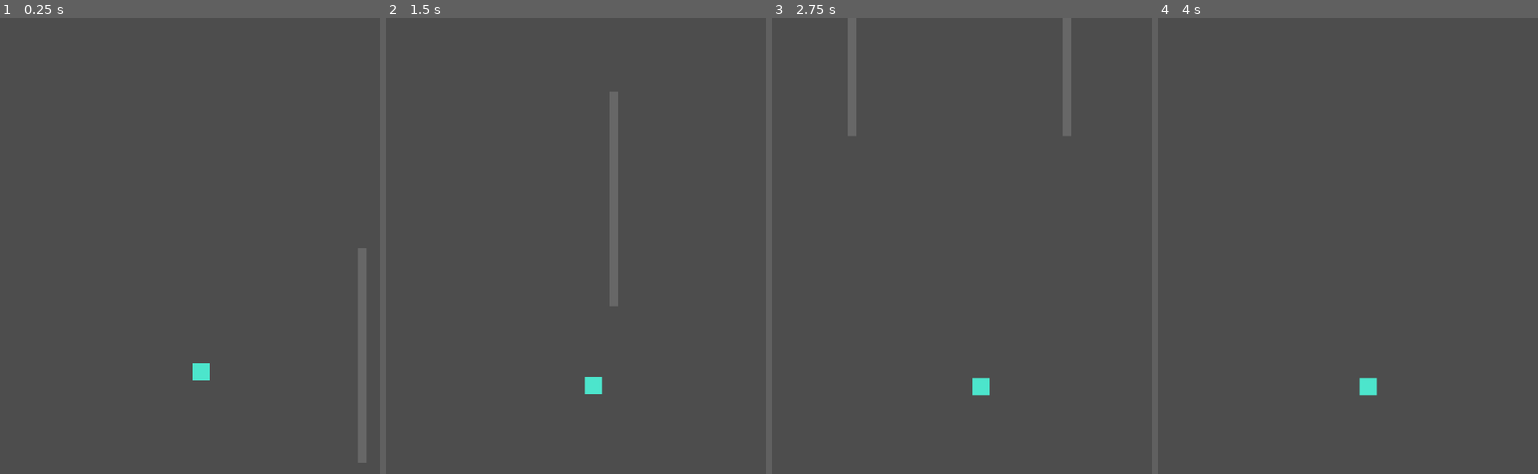
Above: before the commit, frames 1-4 (left to right).
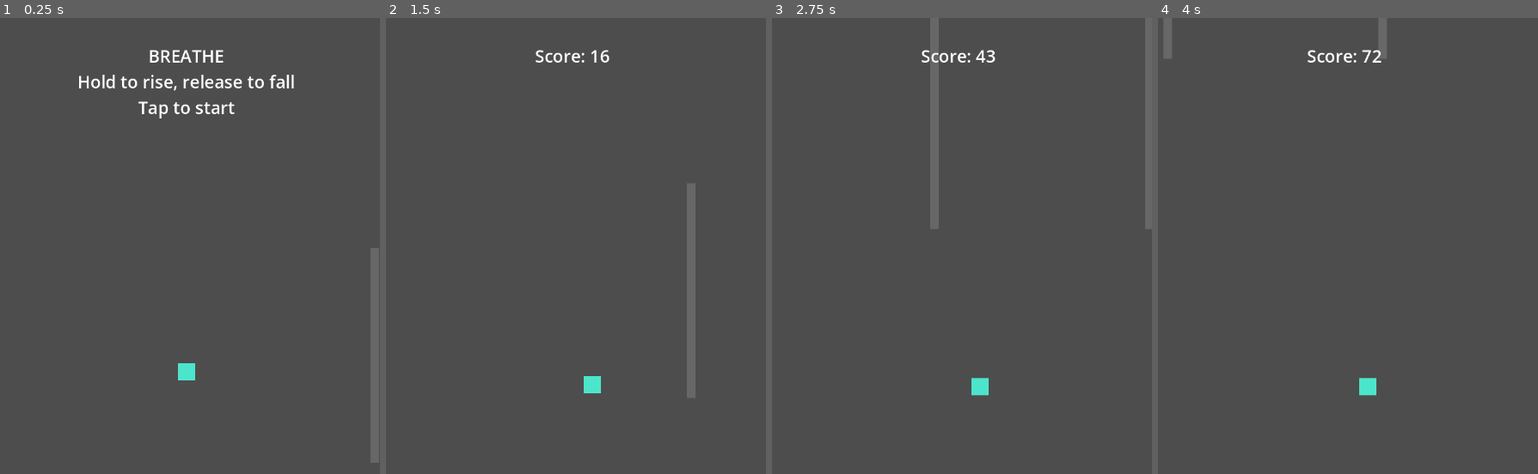
Above: after the commit, the same moments.

Repository: Cubensis91/breathe
Game: Godot game, scene res://scripts/world/world.tscn
Two runs of this game, one before a commit and one after it. Both use one fixed random seed, a clock stepped at 60 frames per second and the inputs below.
Inputs (mouse positions are in pixels of both pictures, inside the frame that each line leads up to):
- Up to frame 1 (0.25 s): no input
- Up to frame 2 (1.5 s): tap Enter at 0.5 s; move the mouse to (655, 328) at 0.52 s; click (655, 328) at 0.67 s; move the mouse to (496, 396) at 1.27 s; click (496, 396) at 1.42 s
- Up to frame 3 (2.75 s): move the mouse to (996, 209) at 2.02 s; click (996, 209) at 2.17 s
- Up to frame 4 (4 s): move the mouse to (outside the picture) at 2.77 s; click (outside the picture) at 2.92 s; move the mouse to (1462, 464) at 3.52 s; click (1462, 464) at 3.67 s

The runs differ from the first frame. In frame 1, 3.5% of the frame differs, in the area x 20-100%, y 6-98%; in frame 2, 2.4%; in frame 3, 3.2%; in frame 4, 0.6%.

Commit message:
feat: wire GameState into full flow, add minimal HUD (Milestone 11)
Wires GameState into a real menu/playing/dead/restart flow and adds a
minimal UI:

- world.gd: step() is now a no-op unless GameState.is_playing() - the
  world freezes during MENU/DEAD instead of continuing to scroll/spawn/
  collide.
- world.gd: reset_session() rebuilds scroll_manager/spawner from scratch,
  restores the player to player_start_position with zero velocity and
  is_holding = false, and clears all obstacles. Reached via
  _on_game_state_changed(), connected to GameState.state_changed lazily
  on the first step() call (not _ready(), avoiding any tree-entry timing
  dependency) - so a transition into PLAYING, whether the first start
  from MENU or a restart from DEAD, always resets the session exactly
  once.
- world.gd: is_tap_event() (pure static) + _unhandled_input() - tapping
  while not playing transitions to PLAYING, covering both start and
  restart with one gesture (both already legal in game_state.gd).
- breathing_controller.gd: input now ignored unless GameState.is_playing().
- New Hud (scripts/ui/hud.gd, hud.tscn, CanvasLayer): a single Label with
  a pure compute_display_text(state, score, high_score) - menu prompt,
  live score, or death summary + restart prompt. Added as a child of
  World.

Key discovery: attempted to test the full autoload-gated flow end-to-end
by manually building a live tree (SceneTree.root + a hand-named
"GameState" node) inside a -s test. Confirmed via direct probe that this
doesn't work - even -s mode's own SceneTree.root reports "not in a scene
tree" for absolute /root/... NodePath resolution. So get_game_state() and
anything gated on it can only be exercised by a real project boot - this
is now a confirmed hard constraint, not just an assumed limitation.
reset_session() and _on_game_state_changed() have no such dependency and
are tested directly; is_tap_event() is pure and fully tested.

Extended tests/test_world.gd (27/27, was 15/15) and new tests/test_hud.gd
(8/8) cover everything reachable without a live autoload. Marked
PARTIALLY COMPLETED: this milestone finally creates a complete playable
loop (start/play/die/restart) worth actually seeing and feeling - a
strong point to do the overdue Milestone 5/6/8/9 visual/feel pass too.

Diff:
--- a/scripts/player/breathing_controller.gd
+++ b/scripts/player/breathing_controller.gd
@@ -14,6 +14,13 @@
 ## hold/release state and produces a velocity number. Wiring this into an
 ## actual Player in a live scene is later milestones' job (world/gameplay
 ## scene). This keeps the physics math testable without a scene tree.
+##
+## Milestone 11: _unhandled_input ignores touch/mouse events unless
+## GameState.is_playing() (looked up the same lazy, tree-dependent way as
+## scripts/world/world.gd's get_game_state() - see that file's comment for
+## why this isn't the bare "GameState" identifier). Under headless tests
+## (bare, un-added instances), this is always null, so existing tests that
+## call set_holding()/compute_velocity_y() directly are unaffected.
 
 ## Acceleration applied while holding, in px/s^2.
 var rise_acceleration: float = 900.0
@@ -40,7 +47,15 @@
 	var acceleration := rise_acceleration if is_holding else fall_acceleration
 	return move_toward(current_velocity_y, target_speed, acceleration * delta)
 
+func get_game_state():
+	if not is_inside_tree():
+		return null
+	return get_node_or_null("/root/GameState")
+
 func _unhandled_input(event: InputEvent) -> void:
+	var game_state = get_game_state()
+	if game_state and not game_state.is_playing():
+		return
 	if event is InputEventScreenTouch:
 		set_holding(event.pressed)
 	elif event is InputEventMouseButton and event.button_index == MOUSE_BUTTON_LEFT:
--- /dev/null
+++ b/scripts/ui/hud.gd
@@ -0,0 +1,53 @@
+extends CanvasLayer
+class_name Hud
+
+## Minimal UI (Milestone 11): a single label showing state-appropriate
+## text - menu prompt, live score while playing, or a death summary with
+## a restart prompt.
+##
+## The text-formatting rule is a pure static function so it's testable
+## without a live Label/CanvasLayer, even though the rest of this file is
+## presentation glue (per ARCHITECTURE.md, UI is "scene-driven where
+## useful" and not expected to be as thoroughly unit-tested as game logic).
+##
+## Expects to be a direct child of a World node (see world.tscn) and a
+## direct child named "Label" of its own (see hud.tscn).
+
+const GameStateScript = preload("res://scripts/core/game_state.gd")
+const WorldScript = preload("res://scripts/world/world.gd")
+
+static func compute_display_text(state: int, current_score: int, high_score: int) -> String:
+	match state:
+		GameStateScript.State.MENU:
+			return "BREATHE\nHold to rise, release to fall\nTap to start"
+		GameStateScript.State.PLAYING:
+			return "Score: %d" % current_score
+		GameStateScript.State.DEAD:
+			return "Score: %d\nBest: %d\nTap to restart" % [current_score, high_score]
+		_:
+			return ""
+
+func get_game_state():
+	if not is_inside_tree():
+		return null
+	return get_node_or_null("/root/GameState")
+
+func get_world() -> WorldScript:
+	return get_node_or_null("..") as WorldScript
+
+func _process(_delta: float) -> void:
+	var label := get_node_or_null("Label")
+	if not label:
+		return
+
+	var game_state = get_game_state()
+	var state: int = game_state.current_state if game_state else GameStateScript.State.MENU
+
+	var world := get_world()
+	var current_score := 0
+	var high_score_value := 0
+	if world:
+		current_score = world.get_current_score()
+		high_score_value = world.get_high_score()
+
+	label.text = compute_display_text(state, current_score, high_score_value)
--- /dev/null
+++ b/scripts/ui/hud.tscn
@@ -0,0 +1,15 @@
+[gd_scene load_steps=2 format=3]
+
+[ext_resource type="Script" path="res://scripts/ui/hud.gd" id="1"]
+
+[node name="Hud" type="CanvasLayer"]
+script = ExtResource("1")
+
+[node name="Label" type="Label" parent="."]
+offset_left = 24.0
+offset_top = 48.0
+offset_right = 696.0
+offset_bottom = 220.0
+theme_override_font_sizes/font_size = 32
+horizontal_alignment = 1
+text = "BREATHE"
--- a/scripts/world/world.gd
+++ b/scripts/world/world.gd
@@ -22,8 +22,19 @@
 ## score exactly once (using check_obstacles()'s own return value to know
 ## death just happened this frame, rather than a separate guard flag).
 ##
-## Not yet gated by GameState for scroll/obstacles-only-while-PLAYING - that
-## wiring belongs to Milestone 11 (UI and Game States).
+## Milestone 11 wires GameState into the full flow:
+## - step() is a no-op unless GameState.is_playing() - the world freezes
+##   during MENU/DEAD instead of continuing to scroll/spawn/collide.
+## - Tapping while not playing transitions GameState to PLAYING (covers
+##   both "start from MENU" and "restart from DEAD" with the same gesture,
+##   since both are already legal transitions - see game_state.gd).
+## - Transitioning into PLAYING resets the session (score, obstacles,
+##   player position/velocity) via reset_session(), reached through
+##   GameState's state_changed signal.
+##
+## The signal connection is made lazily on the first step() call rather
+## than in _ready(), so it doesn't depend on _ready()/tree-entry timing -
+## the same reasoning that's kept @onready out of this codebase elsewhere.
 
 const ScrollManagerScript = preload("res://scripts/world/scroll_manager.gd")
 const PlayerScript = preload("res://scripts/player/player.gd")
@@ -34,6 +45,7 @@
 const CollisionSystemScript = preload("res://scripts/systems/collision_system.gd")
 const ScoreScript = preload("res://scripts/systems/score.gd")
 const HighScorePersistenceScript = preload("res://scripts/systems/high_score.gd")
+const GameStateScript = preload("res://scripts/core/game_state.gd")
 
 var scroll_manager := ScrollManagerScript.new()
 var spawner := ObstacleSpawnerScript.new()
@@ -49,6 +61,10 @@
 var spawn_y_max: float = 980.0
 ## How far behind the player an obstacle must fall before it's removed.
 var despawn_margin_x: float = 300.0
+
+var player_start_position: Vector2 = Vector2.ZERO
+var _start_position_captured: bool = false
+var _connected_game_state: Object = null
 
 func get_player() -> PlayerScript:
 	return get_node_or_null("Player") as PlayerScript
@@ -84,6 +100,53 @@
 		return null
 	return get_node_or_null("/root/GameState")
 
+func _ensure_start_position_captured() -> void:
+	if _start_position_captured:
+		return
+	var player := get_player()
+	if player:
+		player_start_position = player.position
+		_start_position_captured = true
+
+func _ensure_game_state_connected() -> void:
+	var game_state = get_game_state()
+	if game_state and game_state != _connected_game_state:
+		game_state.state_changed.connect(_on_game_state_changed)
+		_connected_game_state = game_state
+
+func _on_game_state_changed(_previous, current) -> void:
+	if current == GameStateScript.State.PLAYING:
+		reset_session()
+
+## Resets everything a new run needs to start clean: score/distance,
+## difficulty, spawn timing, obstacles, and the player's position/velocity/
+## breathing state. Called whenever GameState transitions into PLAYING,
+## whether that's the first start (from MENU) or a restart (from DEAD).
+func reset_session() -> void:
+	scroll_manager = ScrollManagerScript.new()
+	spawner = ObstacleSpawnerScript.new()
+
+	var player := get_player()
+	if player:
+		player.position = player_start_position
+		player.velocity = Vector2.ZERO
+		var breathing = player.get_breathing()
+		if breathing:
+			breathing.is_holding = false
+
+	var to_remove: Array = []
+	for child in get_children():
+		if child is ObstacleScript:
+			to_remove.append(child)
+	for child in to_remove:
+		child.free()
+
+func get_current_score() -> int:
+	return ScoreScript.compute(scroll_manager.distance_traveled)
+
+func get_high_score() -> int:
+	return high_score.load_high_score()
+
 ## Instances a new Obstacle or MovingObstacle ahead of the player. Random
 ## type/position choice - the WHEN decision (should we spawn at all right
 ## now) already happened in step() via spawner.should_spawn().
@@ -115,7 +178,19 @@
 
 ## Advances world state by one timestep. Public (not just the _physics_process
 ## hook) so tests can call it directly without needing a live engine loop.
+##
+## A no-op while a real GameState exists and isn't PLAYING (frozen during
+## MENU/DEAD). Under headless `-s` tests, get_game_state() is always null,
+## so this check never triggers and step() behaves exactly as it did before
+## Milestone 11 - existing tests are unaffected.
 func step(delta: float) -> void:
+	_ensure_start_position_captured()
+	_ensure_game_state_connected()
+
+	var game_state = get_game_state()
+	if game_state and not game_state.is_playing():
+		return
+
 	scroll_manager.advance(delta)
 	var player := get_player()
 	if player:
@@ -125,11 +200,30 @@
 			_spawn_obstacle()
 		_despawn_old_obstacles()
 
-		var game_state = get_game_state()
 		if game_state:
 			var died_this_frame: bool = CollisionSystemScript.check_obstacles(player.position, player.radius, gather_obstacles(), game_state)
 			if died_this_frame:
-				high_score.record_score(ScoreScript.compute(scroll_manager.distance_traveled))
+				high_score.record_score(get_current_score())
 
 func _physics_process(delta: float) -> void:
 	step(delta)
+
+## Pure: does this input event represent a "tap" (touch-down or left-click)?
+## Separated from _unhandled_input so it's testable without any tree/
+## GameState context, the same way scripts/player/breathing_controller.gd
+## keeps its input-type checks out of the untestable engine-callback path.
+static func is_tap_event(event: InputEvent) -> bool:
+	if event is InputEventScreenTouch and event.pressed:
+		return true
+	if event is InputEventMouseButton and event.pressed and event.button_index == MOUSE_BUTTON_LEFT:
+		return true
+	return false
+
+## Tapping while not playing starts (MENU) or restarts (DEAD) the run -
+## both are already-legal GameState transitions to PLAYING.
+func _unhandled_input(event: InputEvent) -> void:
+	var game_state = get_game_state()
+	if not game_state or game_state.is_playing():
+		return
+	if is_tap_event(event):
+		game_state.transition_to(GameStateScript.State.PLAYING)
--- a/scripts/world/world.tscn
+++ b/scripts/world/world.tscn
@@ -1,13 +1,16 @@
-[gd_scene load_steps=3 format=3]
+[gd_scene load_steps=4 format=3]
 
 [ext_resource type="Script" path="res://scripts/world/world.gd" id="1"]
 [ext_resource type="PackedScene" path="res://scripts/player/player.tscn" id="2"]
+[ext_resource type="PackedScene" path="res://scripts/ui/hud.tscn" id="3"]
 
 [node name="World" type="Node2D"]
 script = ExtResource("1")
 
 [node name="Player" parent="." instance=ExtResource("2")]
 position = Vector2(150, 640)
+
+[node name="Hud" parent="." instance=ExtResource("3")]
 
 [node name="Marker1" type="Polygon2D" parent="."]
 position = Vector2(500, 640)
--- /dev/null
+++ b/tests/test_hud.gd
@@ -0,0 +1,39 @@
+extends SceneTree
+
+## Headless test for scripts/ui/hud.gd and hud.tscn.
+## Run via: godot4 --headless -s res://tests/test_hud.gd
+
+const HudScene = preload("res://scripts/ui/hud.tscn")
+const HudScript = preload("res://scripts/ui/hud.gd")
+const GameStateScript = preload("res://scripts/core/game_state.gd")
+
+var _passed := 0
+var _failed := 0
+
+func _check(condition: bool, description: String) -> void:
+	if condition:
+		_passed += 1
+	else:
+		_failed += 1
+		print("FAIL: %s" % description)
+
+func _initialize() -> void:
+	var scene_instance = HudScene.instantiate()
+	_check(scene_instance is CanvasLayer, "hud.tscn instantiates as a CanvasLayer")
+	_check(scene_instance.get_node_or_null("Label") != null, "hud.tscn has a Label child")
+	scene_instance.free()
+
+	var menu_text := HudScript.compute_display_text(GameStateScript.State.MENU, 0, 42)
+	_check(menu_text.contains("Tap to start"), "MENU text prompts the player to start")
+
+	var playing_text := HudScript.compute_display_text(GameStateScript.State.PLAYING, 17, 42)
+	_check(playing_text.contains("17"), "PLAYING text shows the current score")
+	_check(not playing_text.contains("Tap"), "PLAYING text has no start/restart prompt")
+
+	var dead_text := HudScript.compute_display_text(GameStateScript.State.DEAD, 17, 42)
+	_check(dead_text.contains("17"), "DEAD text shows the final score")
+	_check(dead_text.contains("42"), "DEAD text shows the high score")
+	_check(dead_text.contains("Tap to restart"), "DEAD text prompts the player to restart")
+
+	print("test_hud: %d passed, %d failed" % [_passed, _failed])
+	quit(1 if _failed > 0 else 0)
--- a/tests/test_world.gd
+++ b/tests/test_world.gd
@@ -6,6 +6,7 @@
 const WorldScene = preload("res://scripts/world/world.tscn")
 const WorldScript = preload("res://scripts/world/world.gd")
 const PlayerScript = preload("res://scripts/player/player.gd")
+const GameStateScript = preload("res://scripts/core/game_state.gd")
 
 var _passed := 0
 var _failed := 0
@@ -75,5 +76,60 @@
 
 	world.free()
 
+	# Milestone 11: GameState integration.
+	#
+	# get_game_state()'s get_node_or_null("/root/GameState") fundamentally
+	# cannot resolve under `-s` script mode, even with a hand-built live
+	# tree - confirmed by direct probe: even this SceneTree's own `root`
+	# reports "not in a scene tree" for get_path()/absolute NodePath
+	# resolution here. So get_game_state(), and anything gated purely on
+	# it (the freeze-while-not-playing check, and the tap-detection
+	# branch's `if not game_state` guard), are only exercised for real once
+	# a genuine project boot provides the actual autoload - manual/PC
+	# testing territory, same accepted limit as the Milestone 8-10
+	# GameState-gated code paths.
+	#
+	# What *is* testable headlessly: reset_session() and
+	# _on_game_state_changed() take no GameState/tree dependency at all -
+	# they're plain method calls - and is_tap_event() is a pure function.
+	var world2 := WorldScene.instantiate() as WorldScript
+	var player2 := world2.get_player()
+	var start_position2: Vector2 = player2.position
+
+	# Make some session progress to have something to reset.
+	for i in range(5):
+		world2.step(1.0)
+		player2.integrate_physics(1.0)
+	_check(world2.scroll_manager.distance_traveled > 0.0, "session has made some progress before resetting")
+	_check(player2.position.x > start_position2.x, "player has moved before resetting")
+
+	world2._on_game_state_changed(GameStateScript.State.PLAYING, GameStateScript.State.DEAD)
+	_check(world2.scroll_manager.distance_traveled > 0.0, "transitioning to a non-PLAYING state does not reset the session")
+
+	world2._on_game_state_changed(GameStateScript.State.MENU, GameStateScript.State.PLAYING)
+	_check(world2.scroll_manager.distance_traveled == 0.0, "transitioning to PLAYING resets distance_traveled to 0")
+	_check(player2.position == start_position2, "transitioning to PLAYING resets the player's position")
+	_check(player2.velocity == Vector2.ZERO, "transitioning to PLAYING resets the player's velocity")
+	_check(world2.gather_obstacles().size() == 0, "transitioning to PLAYING clears any obstacles that had spawned")
+
+	world2.free()
+
+	_check(WorldScript.is_tap_event(_make_touch(true)) == true, "a pressed screen touch is a tap")
+	_check(WorldScript.is_tap_event(_make_touch(false)) == false, "a released screen touch is not a tap")
+	_check(WorldScript.is_tap_event(_make_mouse_click(MOUSE_BUTTON_LEFT, true)) == true, "a left mouse press is a tap")
+	_check(WorldScript.is_tap_event(_make_mouse_click(MOUSE_BUTTON_LEFT, false)) == false, "a left mouse release is not a tap")
+	_check(WorldScript.is_tap_event(_make_mouse_click(MOUSE_BUTTON_RIGHT, true)) == false, "a right mouse press is not a tap")
+
 	print("test_world: %d passed, %d failed" % [_passed, _failed])
 	quit(1 if _failed > 0 else 0)
+
+func _make_touch(pressed: bool) -> InputEventScreenTouch:
+	var e := InputEventScreenTouch.new()
+	e.pressed = pressed
+	return e
+
+func _make_mouse_click(button_index: int, pressed: bool) -> InputEventMouseButton:
+	var e := InputEventMouseButton.new()
+	e.button_index = button_index
+	e.pressed = pressed
+	return e
Not shown, changed: CHANGELOG.md
Not shown, changed: ROADMAP.md
Not shown, changed: docs/current_status.md
Not shown, removed: scripts/ui/.gitkeep
